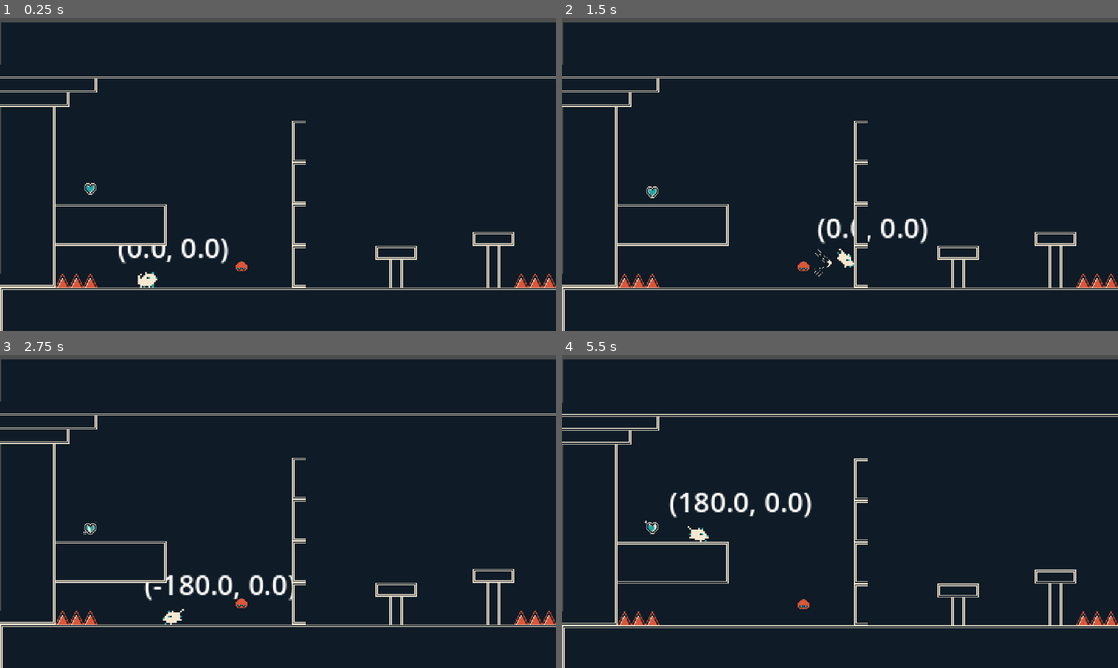
Above: before the commit, frames 1-4 (two rows, left to right).
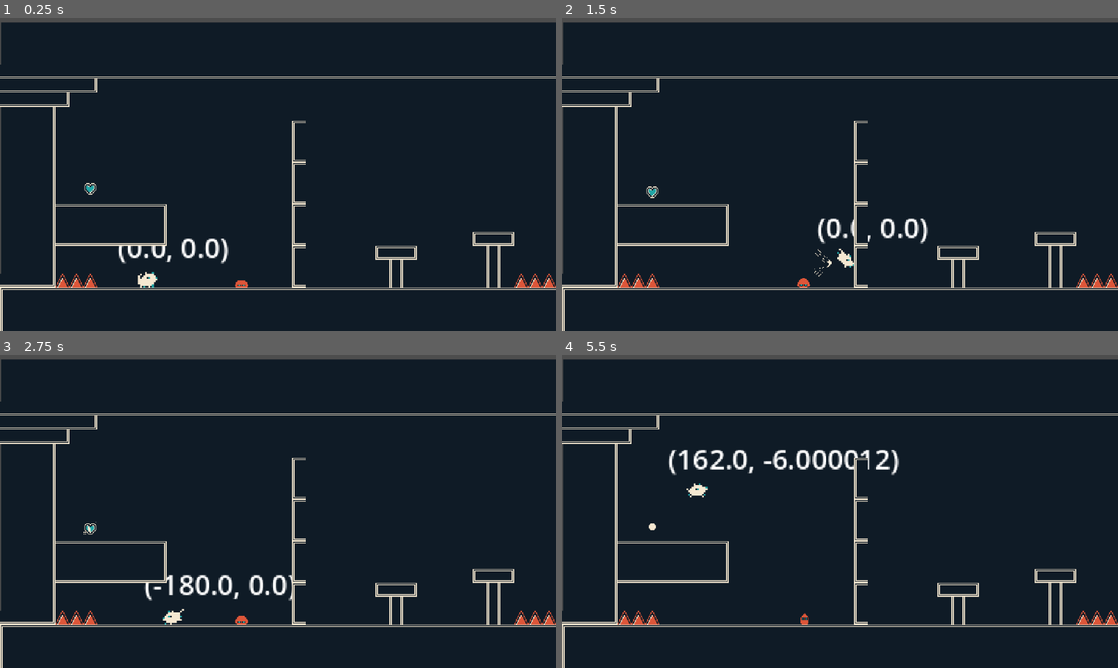
Above: after the commit, the same moments.

Repository: Vicenthresh/2d-platformer
Game: Godot game, scene res://levels/level.tscn
Two runs of this game, one before a commit and one after it. Both use one fixed random seed, a clock stepped at 60 frames per second and the inputs below.
Inputs:
- Up to frame 1 (0.25 s): no input
- Up to frame 2 (1.5 s): tap Enter (ui_accept) at 0.5 s; hold Right (ui_right) from 0.53 s (still down); tap W (jump) at 0.6, 0.77, 1.07 s; tap Shift (dash) at 1.35 s
- Up to frame 3 (2.75 s): tap W (jump) at 1.52, 1.55, 1.82, 2.1 s; release Right (ui_right) at 2.03 s; hold Left (ui_left) from 2.03 s (still down)
- Up to frame 4 (5.5 s): release Left (ui_left) at 2.78 s; hold Right (ui_right) 2.78-4.28 s; tap Shift (dash) at 2.85, 4.35 s; tap W (jump) at 3.02, 3.05, 3.32, 3.6, 3.77, 4.07, 4.52, 4.55, 4.82, 5.1 s; hold Left (ui_left) 4.28-5.03 s; hold Right (ui_right) from 5.03 s (still down)

The runs differ from the first frame. In frame 1, 0.1% of the frame differs, in the area x 42-45%, y 77-87%; in frame 2, 0.1%; in frame 3, 0.1%; in frame 4, 6.2%, in the area x 0-100%, y 14-88%.

Commit message:
enemy animation fix

Diff:
--- a/Enemies/EnemyBlob/enemy_blob.gd
+++ b/Enemies/EnemyBlob/enemy_blob.gd
@@ -1,50 +1,50 @@
 extends CharacterBody2D
 
 var GRAVITY = ProjectSettings.get_setting("physics/2d/default_gravity")
-@export var JUMP_VELOCITY: float = -300.0
+@export var JUMP_VELOCITY: float = -500.0
 
 @onready var anim_player = $AnimationPlayer
 @onready var animation_tree = $AnimationTree
 @onready var jump_timer = $JumpTimer
+@onready var jump_start_timer = $JumpStartTimer
 
 var jump = false
-
+var jump_start = false
 var is_jumping = false
 
 func _ready():
 	animation_tree.active = true
-
-#func _process(delta: float) -> void:
-	#jump_behavior()
+	begin_jump()
 
 func _physics_process(delta):
-	# Apply gravity
-	move_and_slide()
-	update_animation_parameters(velocity)
-
-	#if jump:
-		#velocity.y = JUMP_VELOCITY
+	if jump:
+		jump_start = false
+		jump = false
+		velocity.y = JUMP_VELOCITY
+		jump_timer.start()
 
 	if not is_on_floor():
 		_handle_air_physics(delta)
 
-
-#func jump_behavior():
-	#jump = true
-	#jump_timer.start()
+	move_and_slide()
+	update_animation_parameters(velocity)
 
 func _handle_air_physics(delta: float):
-	if velocity.y > 0:
-		velocity.y += GRAVITY * 1.5 * delta
+	velocity.y += GRAVITY * 1.5 * delta
 
 
 func update_animation_parameters(vel: Vector2):
 	animation_tree.set("parameters/conditions/on_floor", is_on_floor())
 	animation_tree.set("parameters/conditions/is_idle", is_on_floor() and abs(vel.x) < 1)
+	animation_tree.set("parameters/conditions/jump_start", jump_start)
 	animation_tree.set("parameters/conditions/is_jumping", vel.y < 0 and not is_on_floor())
 	animation_tree.set("parameters/conditions/is_falling", vel.y > 0.5 and not is_on_floor())
 	animation_tree.set("parameters/conditions/is_landing", is_on_floor() and vel.y >= 0)
 
+func begin_jump():
+	jump_start = true
+	await get_tree().create_timer(0.5).timeout
+	jump = true
 
-#func _on_jump_timer_timeout() -> void:
-	#jump = false
+func _on_jump_timer_timeout() -> void:
+	begin_jump()
--- a/Enemies/EnemyBlob/enemy_blob.tscn
+++ b/Enemies/EnemyBlob/enemy_blob.tscn
@@ -35,20 +35,52 @@
 "values": [0, 1, 2, 3]
 }
 
+[sub_resource type="Animation" id="Animation_tt7dt"]
+resource_name = "is_falling"
+length = 0.2
+tracks/0/type = "value"
+tracks/0/imported = false
+tracks/0/enabled = true
+tracks/0/path = NodePath("Sprite2D:frame")
+tracks/0/interp = 1
+tracks/0/loop_wrap = true
+tracks/0/keys = {
+"times": PackedFloat32Array(0, 0.1),
+"transitions": PackedFloat32Array(1, 1),
+"update": 1,
+"values": [16, 17]
+}
+
 [sub_resource type="Animation" id="Animation_g80bl"]
 resource_name = "is_jumping"
-length = 0.6
-tracks/0/type = "value"
-tracks/0/imported = false
-tracks/0/enabled = true
-tracks/0/path = NodePath("Sprite2D:frame")
-tracks/0/interp = 1
-tracks/0/loop_wrap = true
-tracks/0/keys = {
-"times": PackedFloat32Array(0, 0.1, 0.2, 0.3, 0.4, 0.5),
-"transitions": PackedFloat32Array(1, 1, 1, 1, 1, 1),
-"update": 1,
-"values": [10, 11, 12, 13, 14, 15]
+length = 0.1
+tracks/0/type = "value"
+tracks/0/imported = false
+tracks/0/enabled = true
+tracks/0/path = NodePath("Sprite2D:frame")
+tracks/0/interp = 1
+tracks/0/loop_wrap = true
+tracks/0/keys = {
+"times": PackedFloat32Array(0),
+"transitions": PackedFloat32Array(1),
+"update": 1,
+"values": [15]
+}
+
+[sub_resource type="Animation" id="Animation_jj076"]
+resource_name = "is_landing"
+length = 0.3
+tracks/0/type = "value"
+tracks/0/imported = false
+tracks/0/enabled = true
+tracks/0/path = NodePath("Sprite2D:frame")
+tracks/0/interp = 1
+tracks/0/loop_wrap = true
+tracks/0/keys = {
+"times": PackedFloat32Array(0, 0.099999994, 0.2010468),
+"transitions": PackedFloat32Array(1, 1, 1),
+"update": 1,
+"values": [17, 18, 10]
 }
 
 [sub_resource type="Animation" id="Animation_rls5f"]
@@ -79,36 +111,20 @@
 "values": [Vector2(0, 0), Vector2(0, -40), Vector2(0, 0)]
 }
 
-[sub_resource type="Animation" id="Animation_tt7dt"]
-resource_name = "is_falling"
-length = 0.2
-tracks/0/type = "value"
-tracks/0/imported = false
-tracks/0/enabled = true
-tracks/0/path = NodePath("Sprite2D:frame")
-tracks/0/interp = 1
-tracks/0/loop_wrap = true
-tracks/0/keys = {
-"times": PackedFloat32Array(0, 0.1),
-"transitions": PackedFloat32Array(1, 1),
-"update": 1,
-"values": [16, 17]
-}
-
-[sub_resource type="Animation" id="Animation_jj076"]
-resource_name = "is_landing"
-length = 0.3
-tracks/0/type = "value"
-tracks/0/imported = false
-tracks/0/enabled = true
-tracks/0/path = NodePath("Sprite2D:frame")
-tracks/0/interp = 1
-tracks/0/loop_wrap = true
-tracks/0/keys = {
-"times": PackedFloat32Array(0, 0.099999994, 0.2010468),
-"transitions": PackedFloat32Array(1, 1, 1),
-"update": 1,
-"values": [17, 18, 10]
+[sub_resource type="Animation" id="Animation_tvqvk"]
+resource_name = "jump_start"
+length = 0.5
+tracks/0/type = "value"
+tracks/0/imported = false
+tracks/0/enabled = true
+tracks/0/path = NodePath("Sprite2D:frame")
+tracks/0/interp = 1
+tracks/0/loop_wrap = true
+tracks/0/keys = {
+"times": PackedFloat32Array(0, 0.1, 0.2, 0.3, 0.4),
+"transitions": PackedFloat32Array(1, 1, 1, 1, 1),
+"update": 1,
+"values": [10, 11, 12, 13, 14]
 }
 
 [sub_resource type="AnimationLibrary" id="AnimationLibrary_rls5f"]
@@ -118,7 +134,8 @@
 &"is_falling": SubResource("Animation_tt7dt"),
 &"is_jumping": SubResource("Animation_g80bl"),
 &"is_landing": SubResource("Animation_jj076"),
-&"jump": SubResource("Animation_rls5f")
+&"jump": SubResource("Animation_rls5f"),
+&"jump_start": SubResource("Animation_tvqvk")
 }
 
 [sub_resource type="AnimationNodeAnimation" id="AnimationNodeAnimation_j1o4x"]
@@ -175,12 +192,21 @@
 nodes/TimeScale/position = Vector2(740, 140)
 node_connections = [&"output", 0, &"TimeScale", &"TimeScale", 0, &"Animation"]
 
+[sub_resource type="AnimationNodeAnimation" id="AnimationNodeAnimation_lx576"]
+animation = &"jump_start"
+
+[sub_resource type="AnimationNodeTimeScale" id="AnimationNodeTimeScale_gubwo"]
+
+[sub_resource type="AnimationNodeBlendTree" id="AnimationNodeBlendTree_54max"]
+nodes/output/position = Vector2(1060, 100)
+nodes/Animation/node = SubResource("AnimationNodeAnimation_lx576")
+nodes/Animation/position = Vector2(440, 140)
+nodes/TimeScale/node = SubResource("AnimationNodeTimeScale_gubwo")
+nodes/TimeScale/position = Vector2(700, 60)
+node_connections = [&"output", 0, &"TimeScale", &"TimeScale", 0, &"Animation"]
+
 [sub_resource type="AnimationNodeStateMachineTransition" id="AnimationNodeStateMachineTransition_lx576"]
 advance_mode = 2
-
-[sub_resource type="AnimationNodeStateMachineTransition" id="AnimationNodeStateMachineTransition_raf18"]
-advance_mode = 2
-advance_condition = &"is_jumping"
 
 [sub_resource type="AnimationNodeStateMachineTransition" id="AnimationNodeStateMachineTransition_g82ij"]
 advance_mode = 2
@@ -193,19 +219,30 @@
 [sub_resource type="AnimationNodeStateMachineTransition" id="AnimationNodeStateMachineTransition_rls5f"]
 switch_mode = 2
 advance_mode = 2
+
+[sub_resource type="AnimationNodeStateMachineTransition" id="AnimationNodeStateMachineTransition_ew86q"]
+advance_mode = 2
+advance_condition = &"jump_start"
+
+[sub_resource type="AnimationNodeStateMachineTransition" id="AnimationNodeStateMachineTransition_raf18"]
+switch_mode = 2
+advance_mode = 2
+advance_condition = &"is_jumping"
 
 [sub_resource type="AnimationNodeStateMachine" id="AnimationNodeStateMachine_pb8y7"]
 states/Start/position = Vector2(188, 91)
 "states/idle 2/node" = SubResource("AnimationNodeBlendTree_g80bl")
 "states/idle 2/position" = Vector2(331, 91)
 states/is_falling/node = SubResource("AnimationNodeBlendTree_lx576")
-states/is_falling/position = Vector2(597, 194)
+states/is_falling/position = Vector2(514, 241)
 states/is_jumping/node = SubResource("AnimationNodeBlendTree_ew86q")
-states/is_jumping/position = Vector2(597, 91)
+states/is_jumping/position = Vector2(700, 150)
 states/is_landing/node = SubResource("AnimationNodeBlendTree_gubwo")
 states/is_landing/position = Vector2(331, 194)
-transitions = ["Start", "idle 2", SubResource("AnimationNodeStateMachineTransition_lx576"), "idle 2", "is_jumping", SubResource("AnimationNodeStateMachineTransition_raf18"), "is_jumping", "is_falling", SubResource("AnimationNodeStateMachineTransition_g82ij"), "is_falling", "is_landing", SubResource("AnimationNodeStateMachineTransition_j1o4x"), "is_landing", "idle 2", SubResource("AnimationNodeStateMachineTransition_rls5f")]
-graph_offset = Vector2(-393, 23)
+states/jump_start/node = SubResource("AnimationNodeBlendTree_54max")
+states/jump_start/position = Vector2(514, 91)
+transitions = ["Start", "idle 2", SubResource("AnimationNodeStateMachineTransition_lx576"), "is_jumping", "is_falling", SubResource("AnimationNodeStateMachineTransition_g82ij"), "is_falling", "is_landing", SubResource("AnimationNodeStateMachineTransition_j1o4x"), "is_landing", "idle 2", SubResource("AnimationNodeStateMachineTransition_rls5f"), "idle 2", "jump_start", SubResource("AnimationNodeStateMachineTransition_ew86q"), "jump_start", "is_jumping", SubResource("AnimationNodeStateMachineTransition_raf18")]
+graph_offset = Vector2(-300.5846, -120)
 
 [sub_resource type="CapsuleShape2D" id="CapsuleShape2D_u8lhb"]
 radius = 4.0
@@ -223,13 +260,14 @@
 tree_root = SubResource("AnimationNodeStateMachine_pb8y7")
 anim_player = NodePath("../AnimationPlayer")
 parameters/conditions/is_falling = false
-parameters/conditions/is_idle = false
-parameters/conditions/is_jumping = false
+parameters/conditions/is_jumping = true
 parameters/conditions/is_landing = false
+parameters/conditions/jump_start = true
 "parameters/idle 2/TimeScale/scale" = 0.02825340112268926
 parameters/is_falling/TimeScale/scale = 1.0
-parameters/is_jumping/TimeScale/scale = 1.0
+parameters/is_jumping/TimeScale/scale = 0.0
 parameters/is_landing/TimeScale/scale = 1.0
+parameters/jump_start/TimeScale/scale = 1.0
 
 [node name="Sprite2D" type="Sprite2D" parent="."]
 texture = ExtResource("1_u8lhb")
@@ -244,7 +282,11 @@
 [node name="Area2D" type="Area2D" parent="."]
 
 [node name="JumpTimer" type="Timer" parent="."]
+wait_time = 2.0
+one_shot = true
+
+[node name="JumpStartTimer" type="Timer" parent="."]
 wait_time = 0.5
-one_shot = true
 
 [connection signal="timeout" from="JumpTimer" to="." method="_on_jump_timer_timeout"]
+[connection signal="timeout" from="JumpStartTimer" to="." method="_on_jump_start_timer_timeout"]
Not shown: 1 places in Enemies/EnemyBlob/enemy_blob.tscn that only renumber resources
